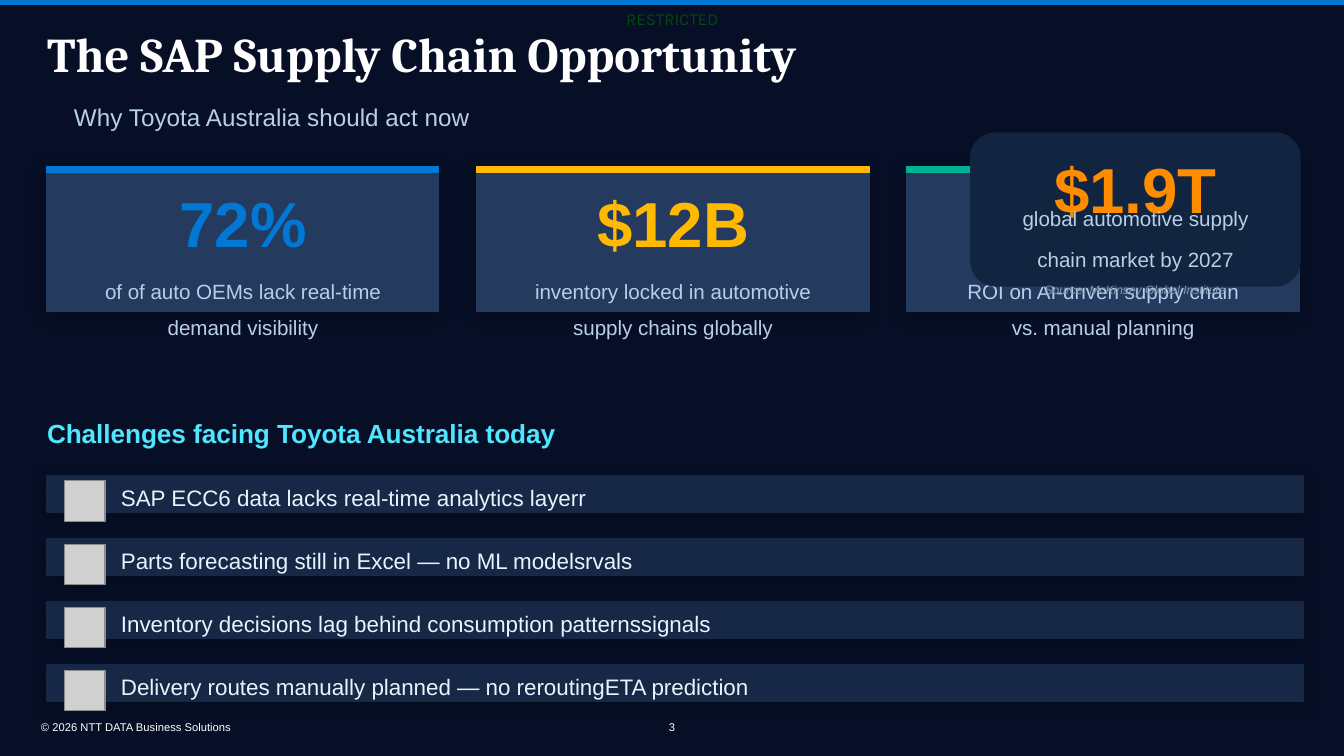
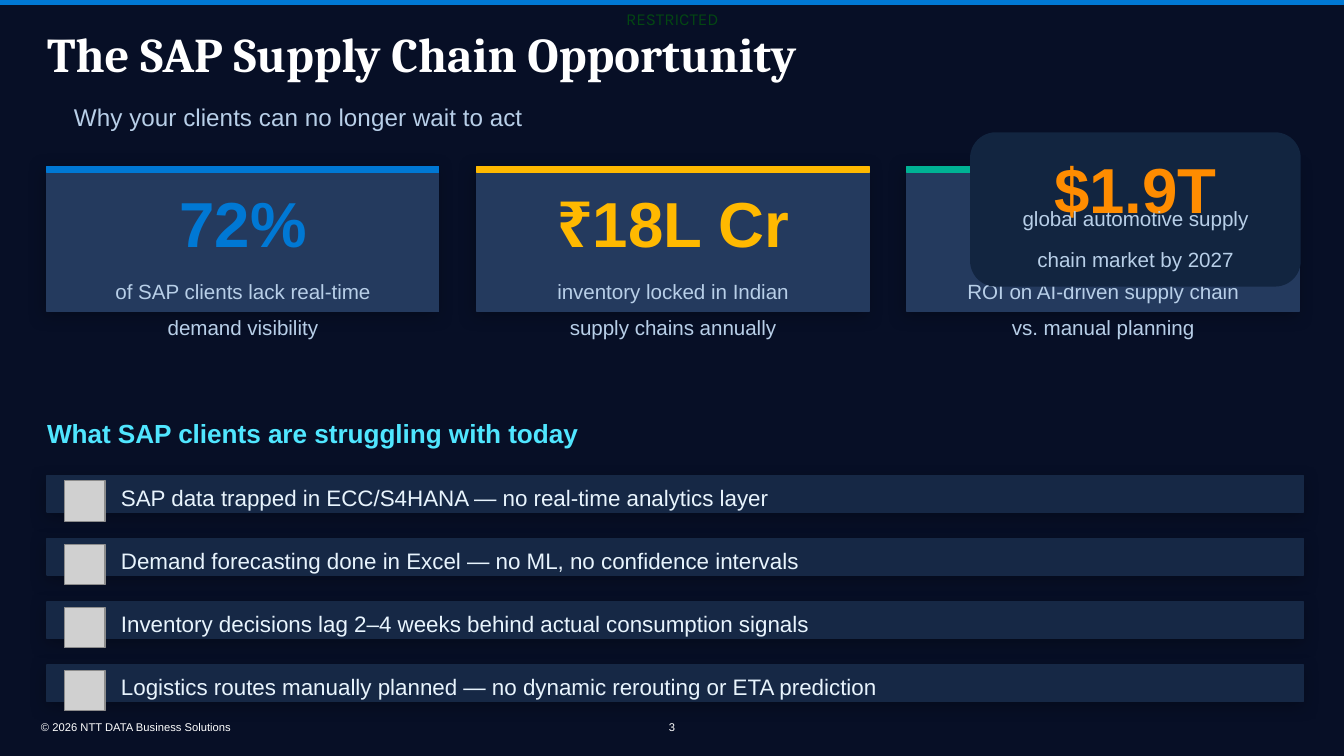
Before and after one commit to bhartiya75/ntt, a slide deck: slide 3 of backend/generated_ppts/NDBS_SAP_Supply_Chain_AI_v2.0.pptx. Drawn at 1344x756 pixels with LibreOffice and Linux fonts; fonts in the diff are those of the drawing; grey boxes stand for pictures; background and template pictures are left out. Boxes give left, top, right and bottom in pixels: in the first picture for what was removed or moved away, otherwise in the second. Text is boxed around its words. In the diff, an @@ line names an element or a change of style, - is before the commit and + after.

```diff
--- a/backend/generated_ppts/NDBS_SAP_Supply_Chain_AI_v2.0.pptx
+++ b/backend/generated_ppts/NDBS_SAP_Supply_Chain_AI_v2.0.pptx
@@ text at [74,108,522,131]: text changed @@
-Why Toyota Australia should act now
+Why your clients can no longer wait to act
@@ text at [593,202,790,248]: text changed @@
-$12B
+₹18L Cr
@@ text at [115,284,371,299]: text changed @@
-of of auto OEMs lack real-time
+of SAP clients lack real-time
@@ text at [557,284,789,340]: text changed @@
-inventory locked in automotive
-supply chains globally
+inventory locked in Indian
+supply chains annually
@@ text removed at [1045,284,1225,296] @@
-Source: McKinsey Global Institute
@@ text at [47,424,578,448]: text changed @@
-Challenges facing Toyota Australia today
+What SAP clients are struggling with today
@@ text at [121,489,768,511]: text changed @@
-SAP ECC6 data lacks real-time analytics layerr
+SAP data trapped in ECC/S4HANA — no real-time analytics layer
@@ text at [121,552,798,574]: text changed @@
-Parts forecasting still in Excel — no ML modelsrvals
+Demand forecasting done in Excel — no ML, no confidence intervals
@@ text at [121,615,809,637]: text changed @@
-Inventory decisions lag behind consumption patternssignals
+Inventory decisions lag 2–4 weeks behind actual consumption signals
@@ text at [121,678,876,700]: text changed @@
-Delivery routes manually planned — no reroutingETA prediction
+Logistics routes manually planned — no dynamic rerouting or ETA prediction
```
Also in this commit, not shown: 12 other slides changed, 1 other file.
